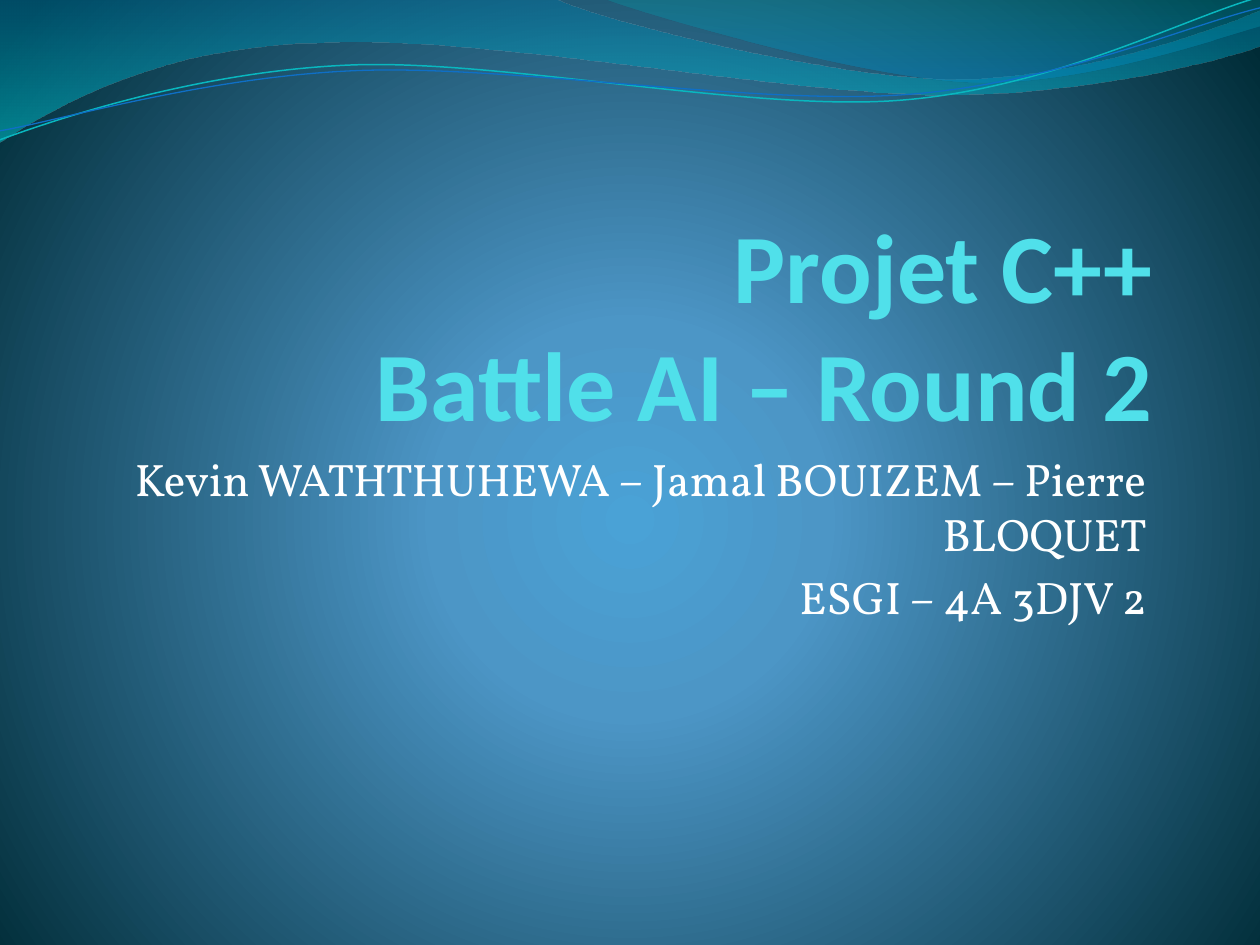
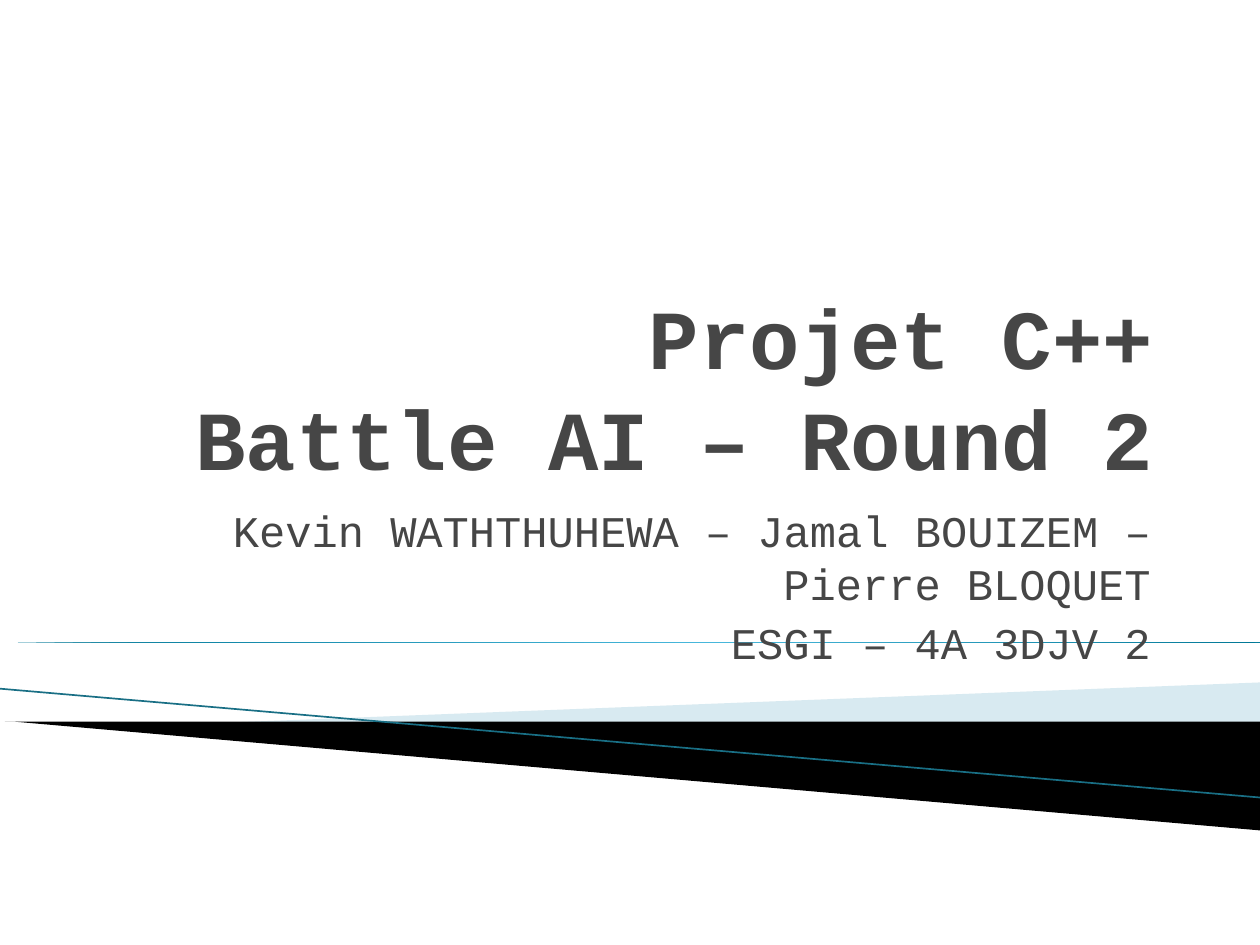
Before and after one commit to 3a-arthurkevin/BattleProject, a slide deck: slide 1 of PPT-C++.pptx. Drawn at 1260x945 pixels with LibreOffice and Linux fonts; fonts in the diff are those of the drawing; background and template pictures are left out. Boxes give left, top, right and bottom in pixels: in the first picture for what was removed or moved away, otherwise in the second. Text is boxed around its words. In the diff, an @@ line names an element or a change of style, - is before the commit and + after.

```diff
--- a/PPT-C++.pptx
+++ b/PPT-C++.pptx
@@ background gradient #4AA0D6 to #4C98C7 to #002C38 to #FFFFFF @@
@@ freeform shape removed at [0,0,1260,142] @@
@@ freeform shape removed at [0,0,1260,147] @@
@@ freeform shape removed at [0,8,1260,141] @@
@@ freeform shape removed at [604,0,1260,87] @@
@@ title "Projet C++ Battle AI – ...": place and size @@
-title "Projet C++ Battle AI – ..." at [376,234,1153,425]
+title "Projet C++ Battle AI – ..." at [195,309,1153,471]
@@ title "Projet C++ Battle AI – ..." at [195,309,1153,471]: size 56 to 48 pt, font Calibri to Courier New, text colour #51E0EA to #464646 @@
@@ subtitle "Kevin WATHTHUHEWA – Jamal BOUIZEM ...": place and size @@
-subtitle "Kevin WATHTHUHEWA – Jamal BOUIZEM ..." at [135,453,1147,625]
+subtitle "Kevin WATHTHUHEWA – Jamal BOUIZEM ..." at [233,516,1151,660]
@@ subtitle "Kevin WATHTHUHEWA – Jamal BOUIZEM ..." at [233,516,1151,660]: size 26 to 25 pt, font Vollkorn to Courier New, text colour #FFFFFF to #464646; less space between paragraphs @@
@@ right triangle added at [0,643,1260,643], fill gradient #007896 to #4CBBDF @@
@@ line added from (0, 689) to (1260, 798), #97C5D8 0.95 pt @@
@@ freeform shape added at [233,683,1260,750], fill #A0CBDC at 40% opacity @@
@@ freeform shape added at [5,722,1260,830], fill #000000 @@
```
Also in this commit, not shown: 8 other slides changed, 1 slide added, 6 other files.
